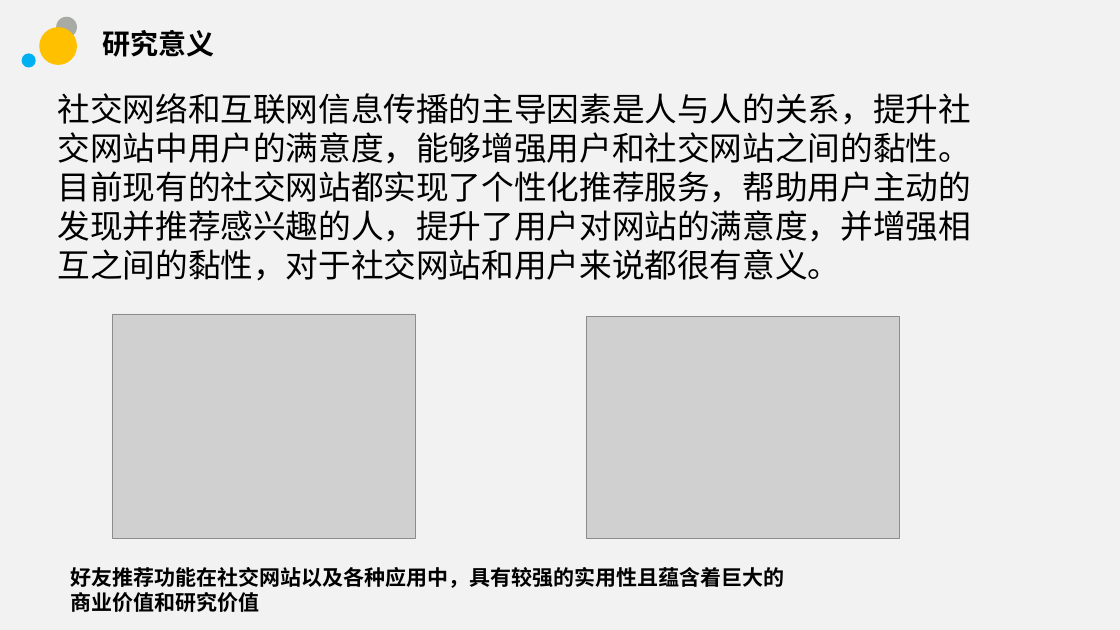
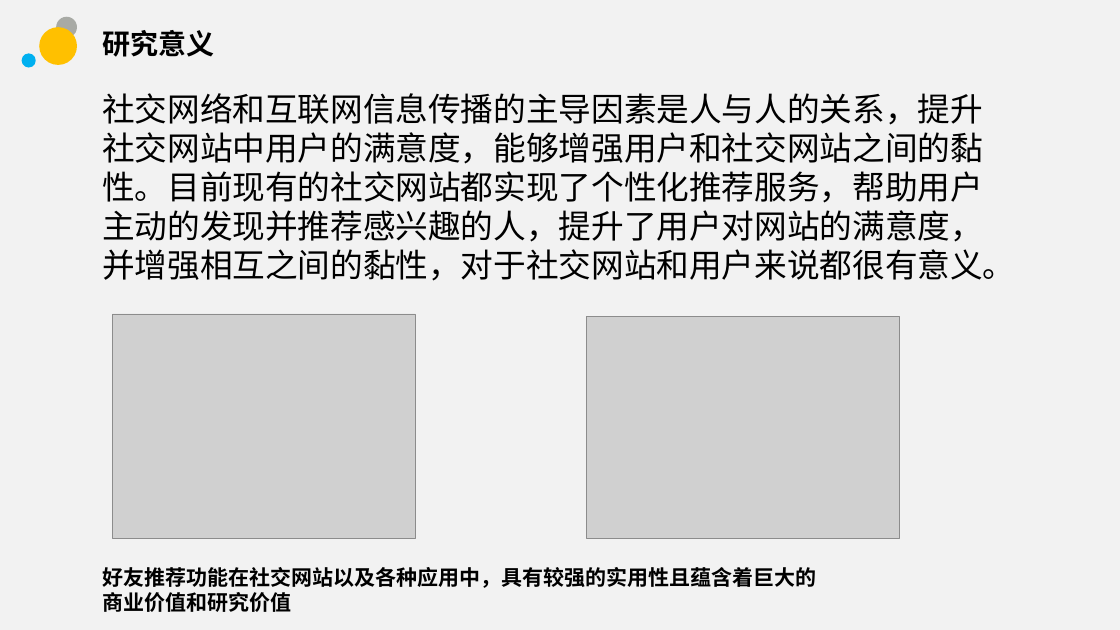
Before and after one commit to sunhongtao/Big_thesis, a slide deck: slide 6 of 毕业答辩/毕业答辩.pptx. Drawn at 1120x630 pixels with LibreOffice and Linux fonts; fonts in the diff are those of the drawing; grey boxes stand for pictures; background and template pictures are left out. Boxes give left, top, right and bottom in pixels: in the first picture for what was removed or moved away, otherwise in the second. Text is boxed around its words. In the diff, an @@ line names an element or a change of style, - is before the commit and + after.

```diff
--- a/毕业答辩/毕业答辩.pptx
+++ b/毕业答辩/毕业答辩.pptx
@@ text "社交网络和互联网信息传播的主导因素是人与人的关系，提升社交网站中用户的满意度，能够增强用户和社交网站之间的黏性。目前现有 ...": place and size @@
-text "社交网络和互联网信息传播的主导因素是人与人的关系，提升社交网站中用户的满意度，能够增强用户和社交网站之间的黏性。目前现有 ..." at (58,93,971,281)
+text "社交网络和互联网信息传播的主导因素是人与人的关系，提升社交网站中用户的满意度，能够增强用户和社交网站之间的黏性。目前现有 ..." at (102,93,1015,281)
@@ text "好友推荐功能在社交网站以及各种应用中，具有较强的实用性且蕴含着巨大的商业价值和研究价值": place and size @@
-text "好友推荐功能在社交网站以及各种应用中，具有较强的实用性且蕴含着巨大的商业价值和研究价值" at (70,567,784,612)
+text "好友推荐功能在社交网站以及各种应用中，具有较强的实用性且蕴含着巨大的商业价值和研究价值" at (102,567,816,612)
```
Also in this commit, not shown: 3 other slides changed, 6 slides added, 1 slide removed, 2 other files.
